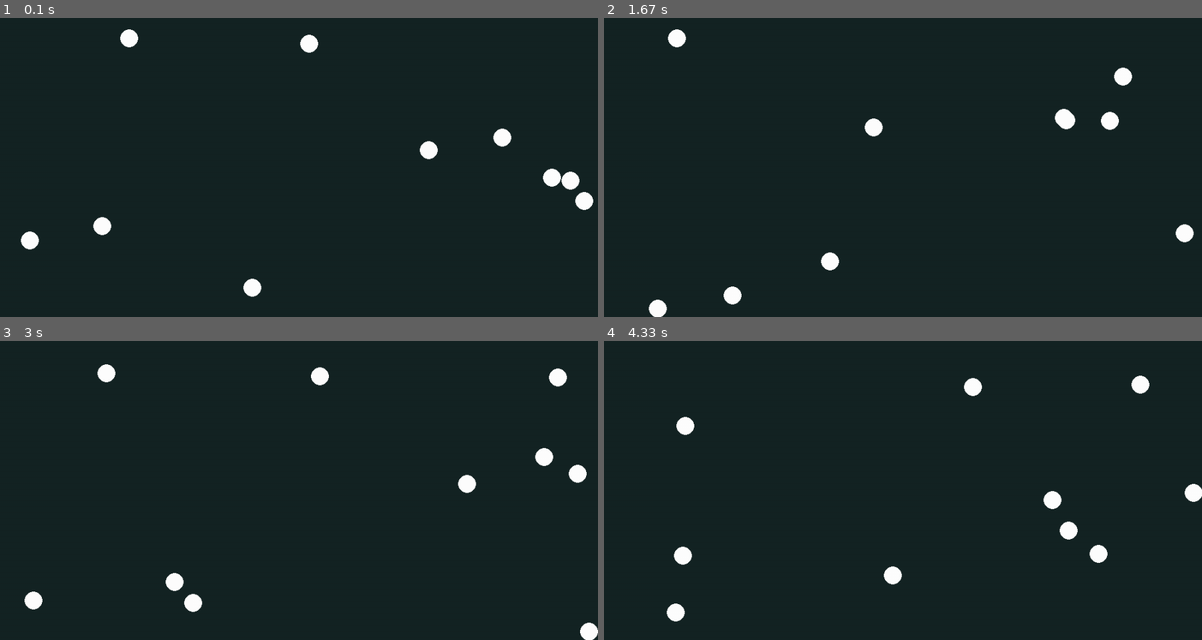
Above: before the commit, frames 1-4 (two rows, left to right).
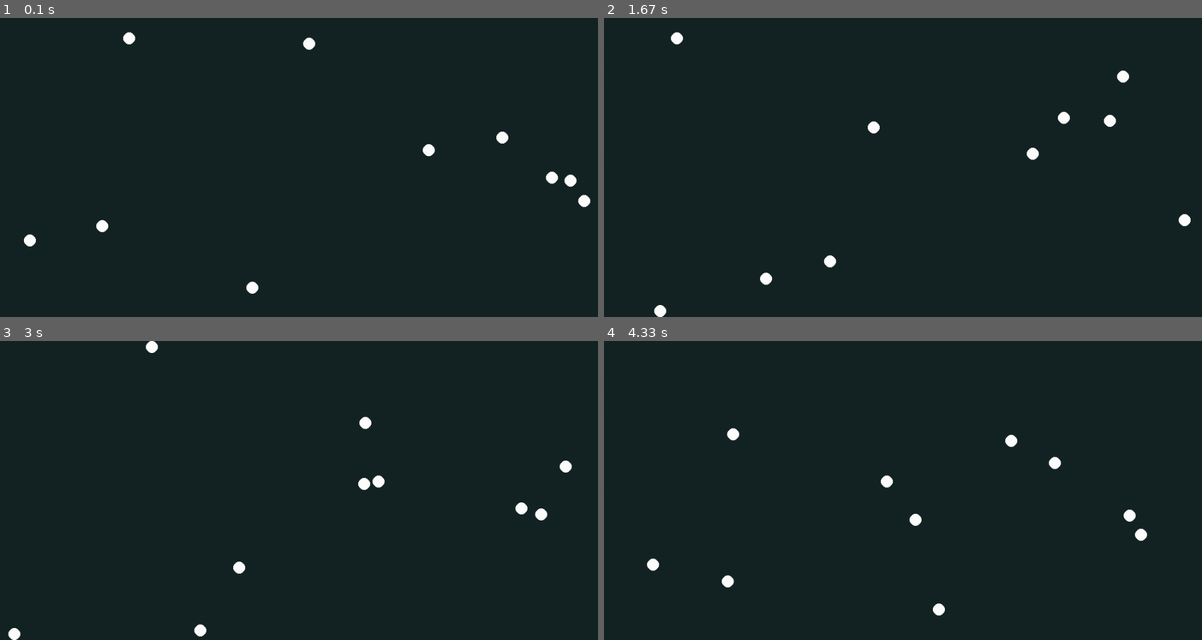
Above: after the commit, the same moments.

Repository: darceno/lifebox-simulator
Game: pygame game, started from src/main.py
Same seed, same stepped clock (60 frames per second), same inputs: the game is played once before the commit and once after it.
Inputs:
- Up to frame 1 (0.1 s): no input
- Up to frame 2 (1.67 s): no input
- Up to frame 3 (3 s): no input
- Up to frame 4 (4.33 s): no input

The runs differ from the first frame. In frame 1, 0.9% of the frame differs, in the area x 3-100%, y 3-94%; in frame 2, 1.2%; in frame 3, 2.1%; in frame 4, 2.1%, in the area x 7-100%, y 11-94%.

Commit message:
Change organism default size

Diff:
--- a/src/main.py
+++ b/src/main.py
@@ -14,7 +14,7 @@
 
 # Organisms parent class
 class ORGANISM:
-    def __init__(self, x, y, color, size=15):
+    def __init__(self, x, y, color, size=10):
         self.x = random.randint(20, WIDTH_SIZE-20)
         self.y = random.randint(20, HEIGHT_SIZE-20)
         self.size = size
